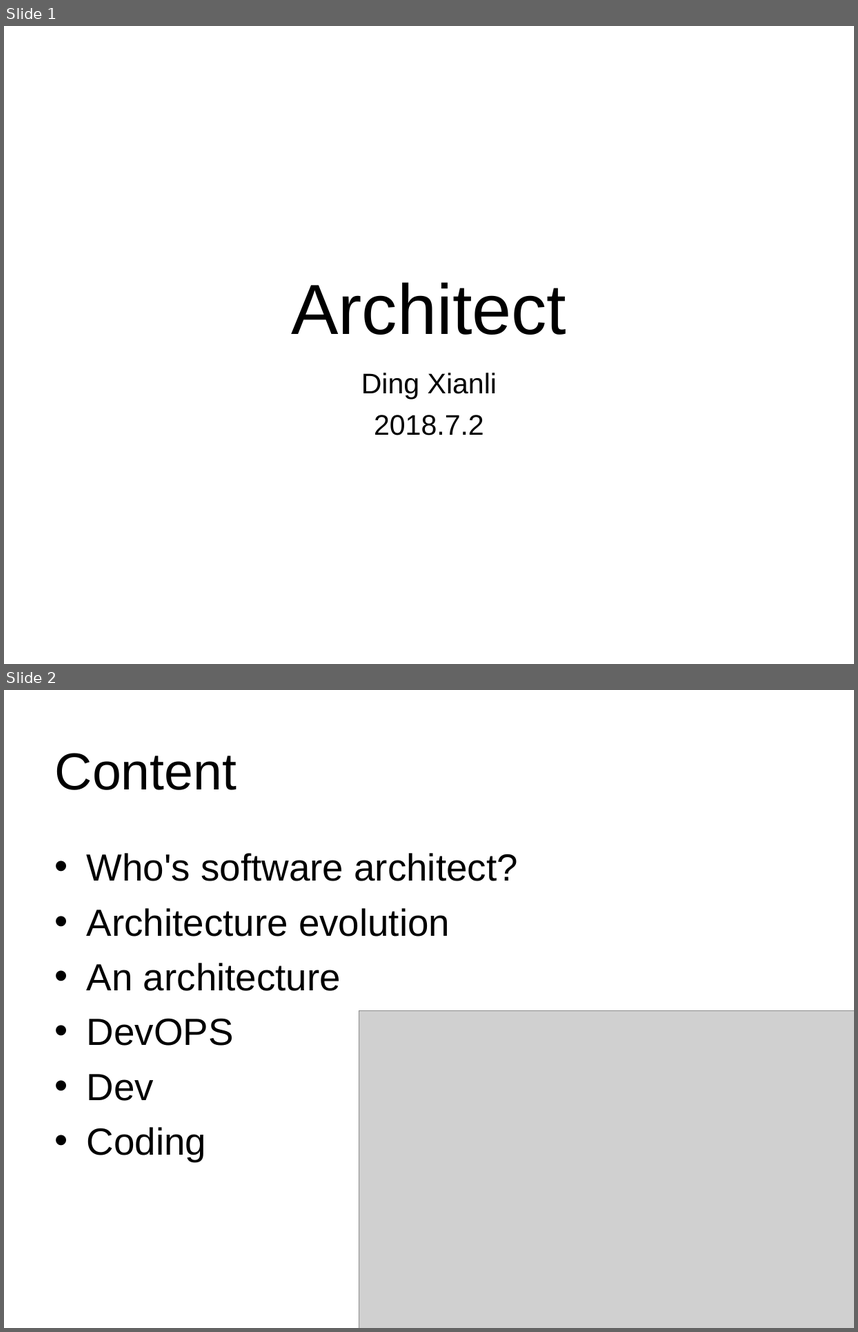
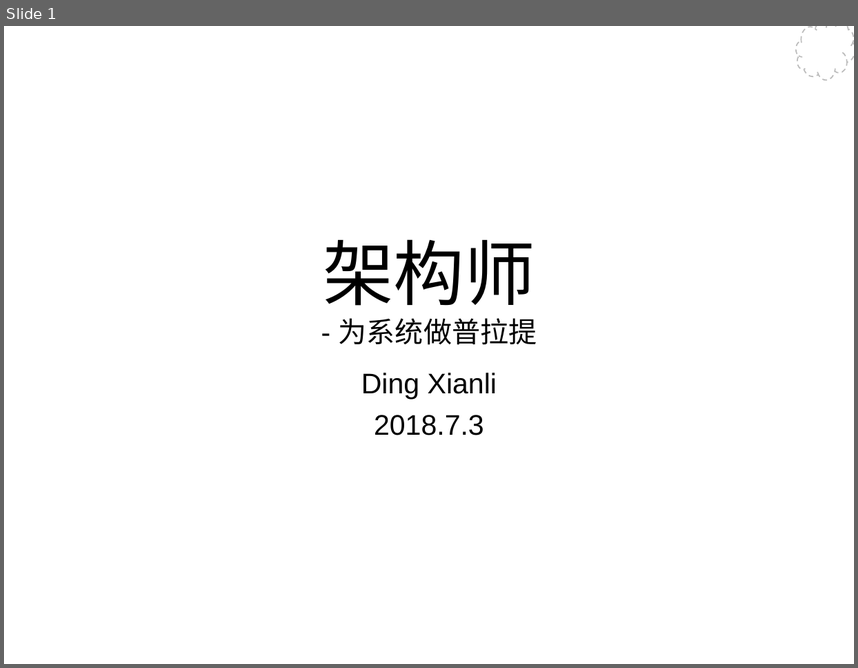
Before and after one commit to Wang-Ray/notes, a slide deck: Architect.ppt. Shown one above the other, each under a label of ours: slides 1 and 2 before the commit, slide 1 after it. The pictures are 858x1332 and 858x668 pixels, drawn with LibreOffice and Linux fonts; fonts in the diff are those of the drawing; grey boxes stand for pictures; background and template pictures are left out. Boxes give left, top, right and bottom in pixels: in the first picture for what was removed or moved away, otherwise in the second. Text is boxed around its words. In the diff, an @@ line names an element or a change of style, - is before the commit and + after.

```diff
--- a/Architect.ppt
+++ b/Architect.ppt
@@ slide 2 removed at bbox=[4, 690, 854, 1328], background #FFFFFF @@
@@ title removed at bbox=[55, 753, 237, 790] @@
-Content
@@ text removed at bbox=[87, 853, 517, 1161] @@
-• Who's software architect?
-• Architecture evolution
-• An architecture
-• DevOPS
-• Dev
-• Coding
@@ picture removed at bbox=[359, 1010, 854, 1328] @@
@@ slide 1 changed as well @@
@@ freeform shape added at bbox=[796, 26, 854, 81], fill #FFFFFF, outline #BCBCBC 0.99 pt dashed @@
@@ title at bbox=[323, 239, 537, 345]: text changed; size 60 to 24 pt @@
-Architect
+架构师
+- 为系统做普拉提
@@ subtitle at bbox=[374, 414, 484, 435]: text changed @@
-2018.7.2
+2018.7.3
```
Also in this commit, not shown: 3 other slides changed, 26 slides added, 4 other slides removed.
